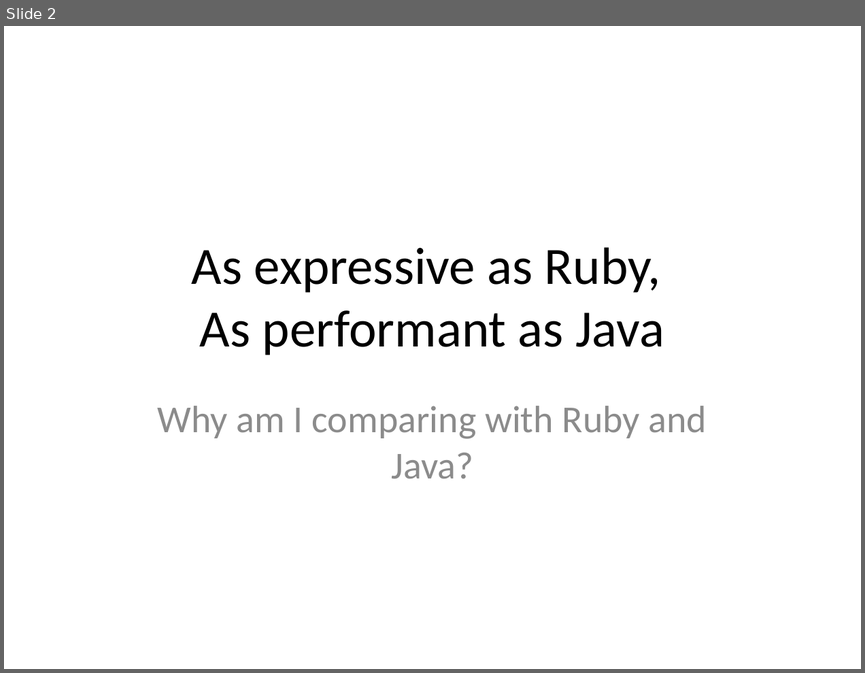
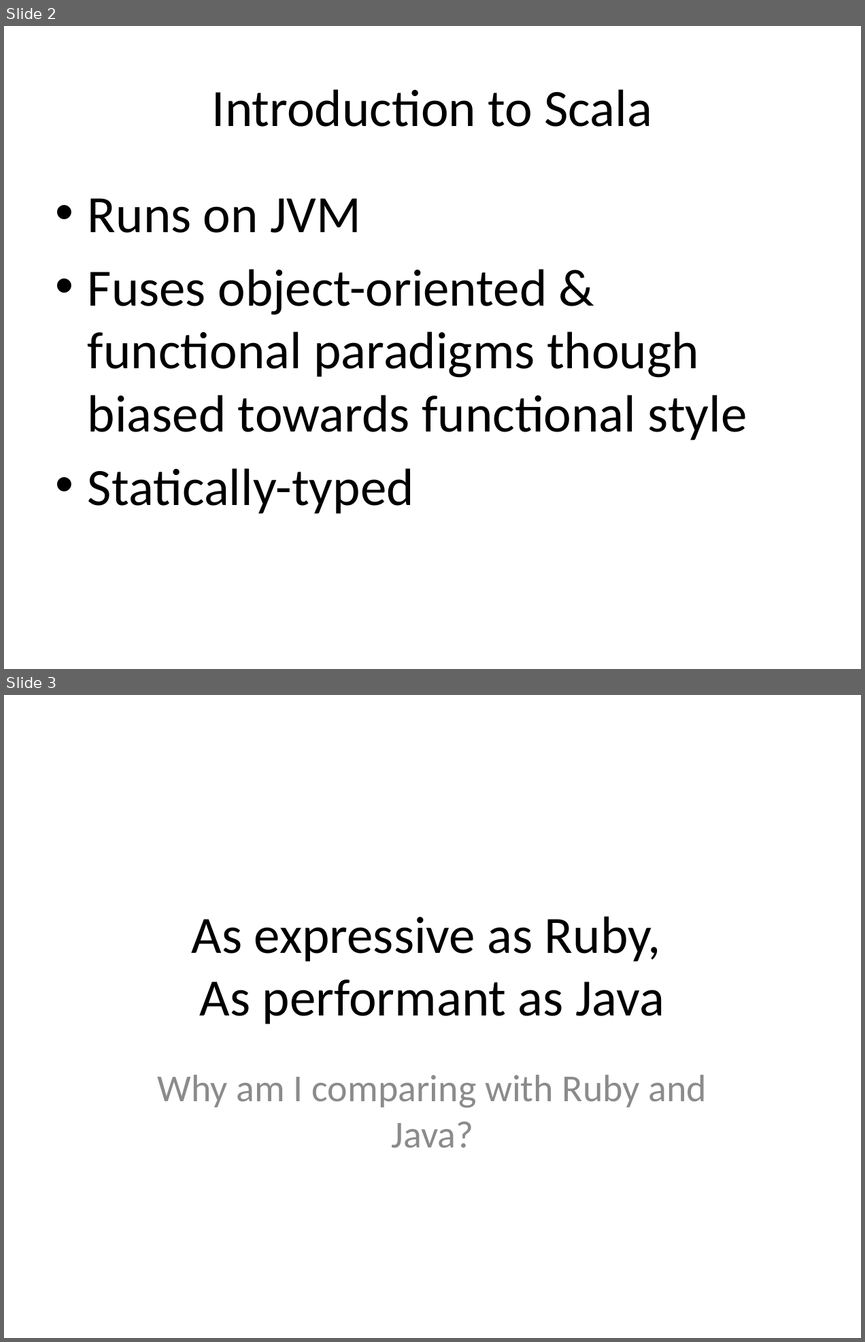
Before and after one commit to todkar/Away_Day, a slide deck: Scala_Away_Day.pptx. Shown one above the other, each under a label of ours: slide 2 before the commit, slides 2 and 3 after it. The pictures are 865x673 and 865x1342 pixels, drawn with LibreOffice and Linux fonts; fonts in the diff are those of the drawing. Boxes give left, top, right and bottom in pixels: in the first picture for what was removed or moved away, otherwise in the second. Text is boxed around its words. In the diff, an @@ line names an element or a change of style, - is before the commit and + after.

```diff
--- a/Scala_Away_Day.pptx
+++ b/Scala_Away_Day.pptx
@@ slide 2 added at <box>4,26,861,669</box>, background #FFFFFF @@
@@ title added at <box>212,89,652,127</box>, 44 pt, text #000000 @@
+Introduction to Scala
@@ text added at <box>88,198,747,514</box>, 44 pt, text #000000 @@
+• Runs on JVM
+• Fuses object-oriented & functional paradigms though biased towards functional style
+• Statically-typed
@@ what was slide 2 is now slide 3 @@
```
Also in this commit, not shown: 2 slides changed, 2 other slides added, 2 slides removed, 5 other files.
